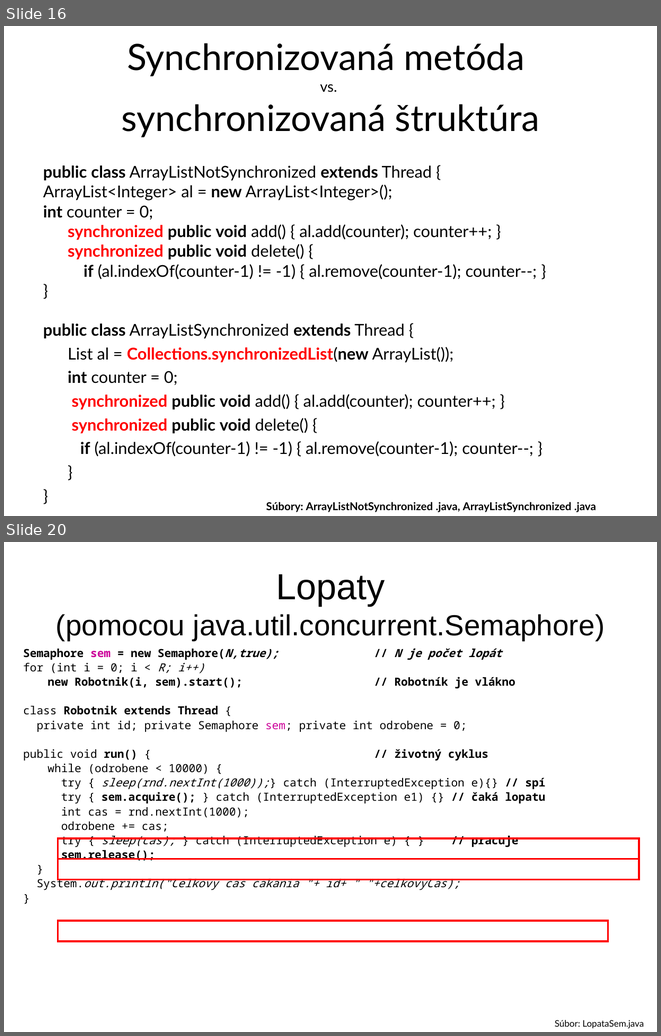
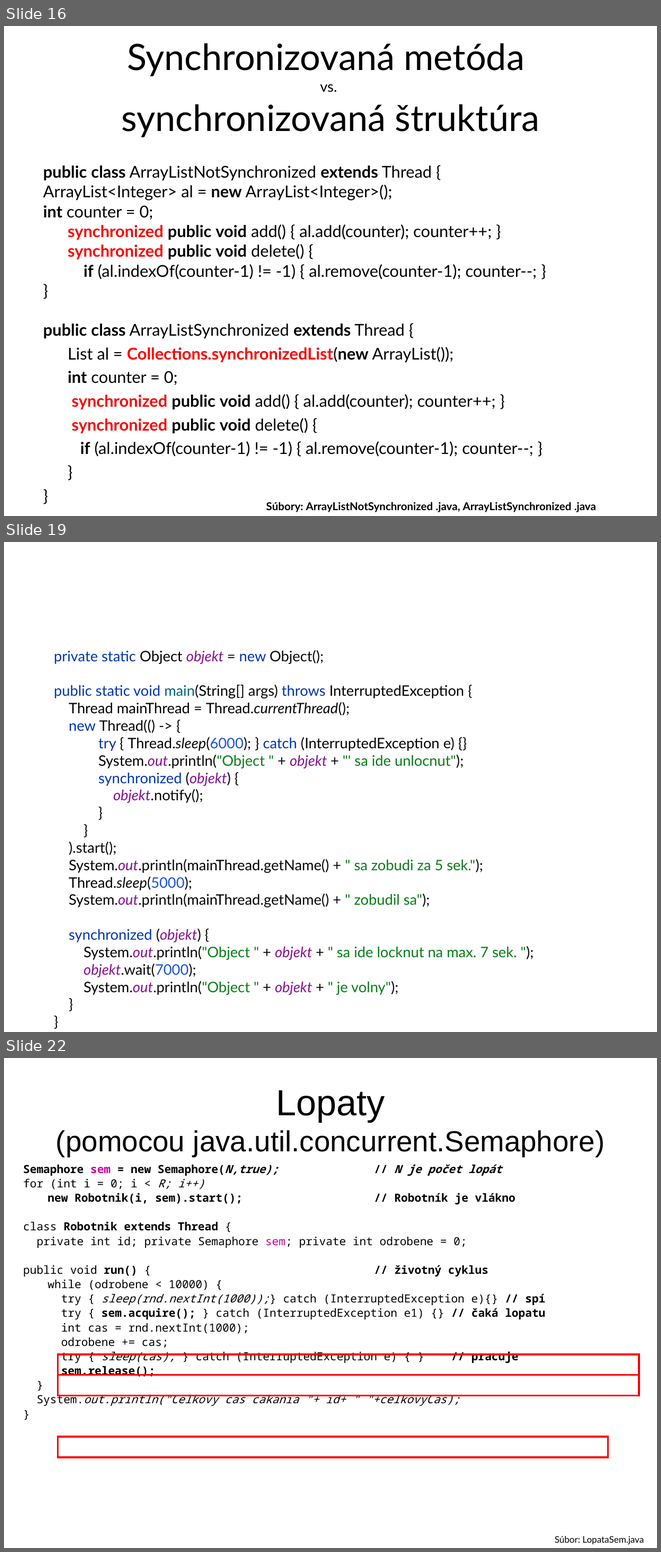
Before and after one commit to Programovanie4/Prednasky, a slide deck: 10/10_java.ppt. Shown one above the other, each under a label of ours: slides 16 and 20 before the commit, slides 16, 19 and 22 after it; the slides between them are not shown. The pictures are 661x1036 and 661x1552 pixels, drawn with LibreOffice and Linux fonts; fonts in the diff are those of the drawing. Boxes give left, top, right and bottom in pixels: in the first picture for what was removed or moved away, otherwise in the second. Text is boxed around its words. In the diff, an @@ line names an element or a change of style, - is before the commit and + after.

```diff
--- a/10/10_java.ppt
+++ b/10/10_java.ppt
@@ slide 19 added at (x1=4, y1=542, x2=657, y2=1032), background #FFFFFF @@
@@ text added at (x1=54, y1=650, x2=517, y2=995), 16 pt, text #080808 @@
+private static Object objekt = new Object();
+public static void main(String[] args) throws InterruptedException {
+Thread mainThread = Thread.currentThread();
+new Thread(() -> {
+try { Thread.sleep(6000); } catch (InterruptedException e) {}
+System.out.println("Object " + objekt + "' sa ide unlocnut");
+synchronized (objekt) {
+objekt.notify();
+}
+}
+).start();
+System.out.println(mainThread.getName() + " sa zobudi za 5 sek.");
+Thread.sleep(5000);
+System.out.println(mainThread.getName() + " zobudil sa");
+synchronized (objekt) {
+System.out.println("Object " + objekt + " sa ide locknut na max. 7 sek. ");
+objekt.wait(7000);
+System.out.println("Object " + objekt + " je volny");
+}
+}
@@ what was slide 20 is now slide 22 @@
```
Also in this commit, not shown: 5 slides changed, 2 other slides added, 32 other files.
